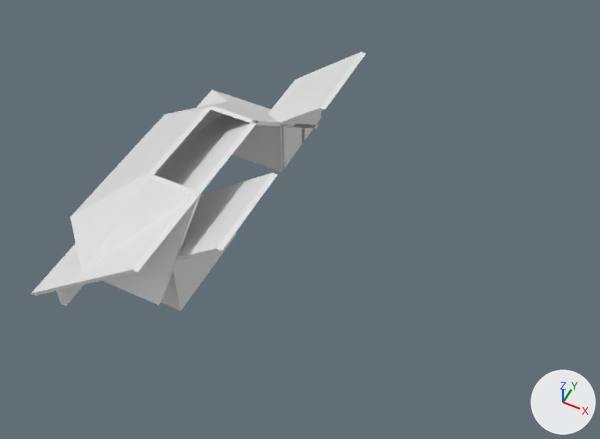
An edit to the Blender file Assets/Meshes/Roof_parts.blend, drawn before and after from the same camera.
Both versions are drawn from a camera (50 mm lens) standing at (16.5, -20.7, 25.7) and looking at (6.4, -0.4, 0.4). Every picture has the same lights, and +X, +Y and +Z are marked at lower right. The same objects are shown in both versions, whatever each file hides.

The older version as bpy lines, for what is in view:
```python
ob_lod_a_roof_plate = bpy.data.objects.new('LOD_A_Roof_plate', me_lod_a_roof_plate)
ob_lod_a_roof_plate.location = (0.0, 0.0, 0.0)
ob_lod_a_roof_plate_corner = bpy.data.objects.new('LOD_A_Roof_plate corner', me_lod_a_roof_plate_corner)
ob_lod_a_roof_plate_corner.location = (0.0, 0.0, 0.0)
ob_roof_around_tower_corner_l = bpy.data.objects.new('Roof_around_tower_corner_L', me_roof_around_tower_corner_l)
ob_roof_around_tower_corner_l.location = (4.25, 2.25, 0.0)
ob_roof_around_tower_corner_l.rotation_euler = (0.0, 0.0, -1.571)  # degrees (0, 0, -90)
ob_roof_around_tower_corner_r = bpy.data.objects.new('Roof_around_tower_corner_R', me_roof_around_tower_corner_l_001)
ob_roof_around_tower_corner_r.location = (4.25, -6.0, 0.0)
ob_roof_around_tower_corner_r.rotation_euler = (0.0, 0.0, -1.571)  # degrees (0, 0, -90)
ob_roof_around_tower_plate = bpy.data.objects.new('Roof_around_tower_plate', me_roof_around_tower_plate)
ob_roof_around_tower_plate.location = (0.0, 0.0, 0.0)
ob_roof_corner_l = bpy.data.objects.new('Roof_corner_L', me_roof_corner_l)
ob_roof_corner_l.location = (2.0, 2.0, 0.0)
ob_roof_corner_r = bpy.data.objects.new('Roof_corner_R', me_roof_corner_r)
ob_roof_corner_r.location = (2.0, -2.0, 0.0)
```
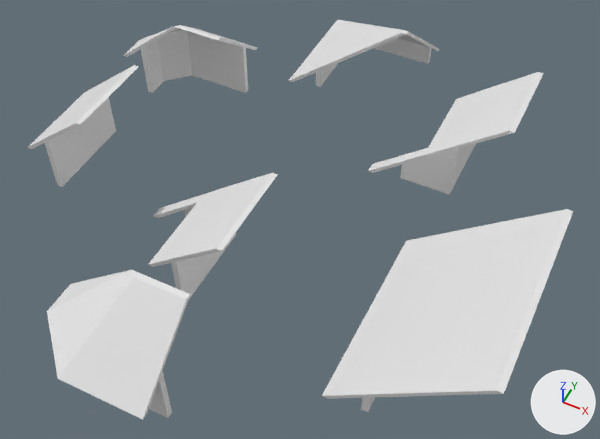
Pixel boxes (x1, y1, x2, y2) of what changed, in the pictures (600 x 439 px):
'LOD_A_Roof_plate', moved
    before: (31, 123, 255, 306)
    after: (322, 209, 573, 412)
'Roof_around_tower_corner_R', moved
    before: (70, 173, 201, 311)
    after: (47, 270, 190, 420)
'Roof_corner_L', moved
    before: (236, 52, 366, 172)
    after: (368, 72, 544, 195)
'Roof_around_tower_plate', moved
    before: (92, 108, 211, 194)
    after: (27, 65, 139, 187)
'Roof_around_tower_corner_L', moved
    before: (148, 101, 295, 169)
    after: (123, 25, 258, 93)
'LOD_A_Roof_plate corner', moved
    before: (177, 90, 319, 152)
    after: (289, 20, 439, 87)

The change, as a list of edits to the scene's bpy script:
```text
Change ob_roof_corner_l:
    ob_roof_corner_l.location: (2.0, 2.0, 0.0) -> (9.0, 4.0, 0.0)
Change ob_roof_around_tower_plate:
    ob_roof_around_tower_plate.location: (0.0, 0.0, 0.0) -> (-4.0, 1.0, 0.0)
Change ob_roof_around_tower_corner_l:
    ob_roof_around_tower_corner_l.location: (4.25, 2.25, 0.0) -> (0.25, 6.25, 0.0)
Change ob_roof_around_tower_corner_r:
    ob_roof_around_tower_corner_r.location: (4.25, -6.0, 0.0) -> (6.25, -10.0, 0.0)
Change ob_lod_a_roof_plate:
    ob_lod_a_roof_plate.location: (0.0, 0.0, 0.0) -> (12.0, 1.0, 0.0)
Change ob_lod_a_roof_plate_corner:
    ob_lod_a_roof_plate_corner.location: (0.0, 0.0, 0.0) -> (3.0, 8.0, 0.0)
```
